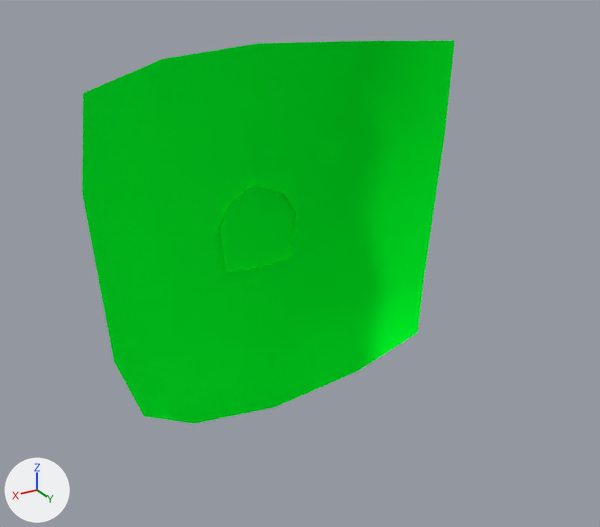
Renders of the FBX model Assets/Resources/mask/female1.fbx from each side of a commit.
Before and after are seen from a camera (50 mm lens) standing at (0.2, 0.241, 0.905) and looking at (-0.009, -0.107, 0.73). Lighting does not change. The marker at lower left points along +X, +Y and +Z. Where no turn or scale is listed for an object, it has been applied to the vertices.

Names of what the first picture shows: 'common_people_male_3'.
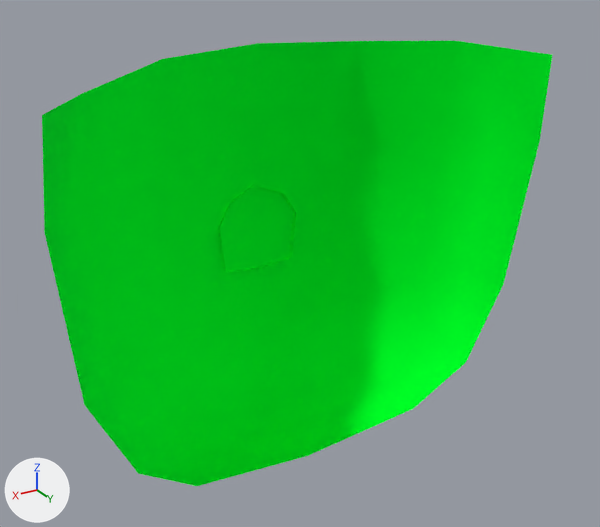
The change, as a diff of the scene's bpy script:
```diff
--- a/Assets/Resources/mask/female1.fbx.py
+++ b/Assets/Resources/mask/female1.fbx.py
@@ me_메쉬 @@
 # used by ob_common_people_male_3; location = (0.0, 0.0, 0.0)
-me_메쉬.from_pydata(...)  # 39 vertices, 28 faces; spans x -0.103..0.103, y -0.17..-0.1, z 0.635..0.842
+me_메쉬.from_pydata(...)  # 61 vertices, 48 faces; spans x -0.131..0.131, y -0.17..-0.059, z 0.625..0.842
+# me_메쉬 part 1
+# 22 vertices are added at x -0.131..0.131, y -0.103..-0.059, z 0.625..0.838
+# 20 new faces join them
 me_메쉬.materials.append(mat_face_001)
```

Where the change shows, as pixel boxes [x1, y1, x2, y2] in the pictures (600 x 527 px):
'common_people_male_3', reshaped (37% wider, 16% taller)
    before: [82, 41, 455, 424]
    after: [42, 41, 552, 486]
part 1 of me_메쉬, added (green)
    after: [42, 41, 552, 486]
